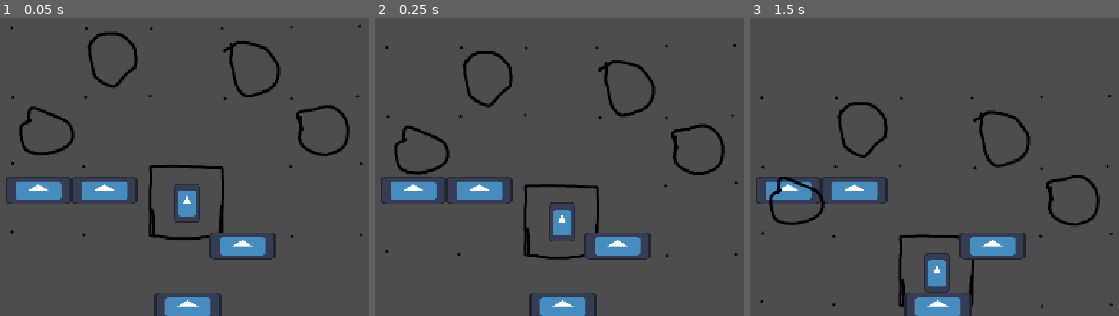
Above: before the commit, frames 1-3 (left to right).
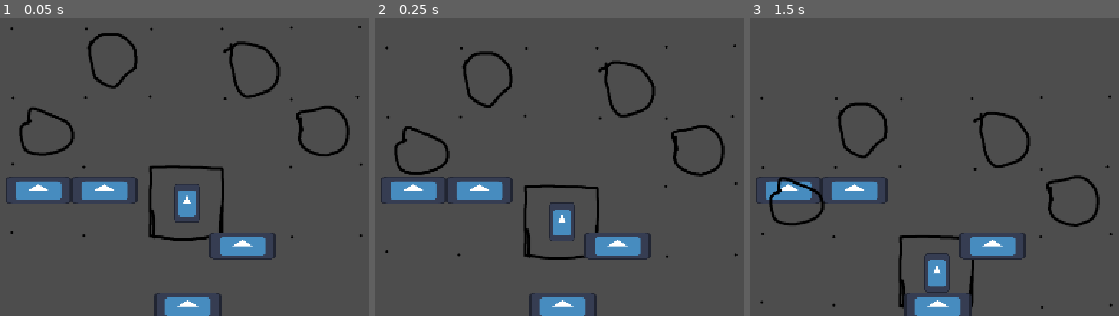
Above: after the commit, the same moments.

Repository: TheDartFrog/HorseFall
Game: Godot game, scene res://Scenes/main_node.tscn
The game is run twice, just before and just after one commit, with the same random seed, the same clock (stepped at 60 frames per second) and the same inputs. The engine's default icon, where the game draws it, is replaced by a stand-in: a white triangle on a blue panel in a dark square.
Inputs:
- Up to frame 1 (0.05 s): no input
- Up to frame 2 (0.25 s): no input
- Up to frame 3 (1.5 s): tap Enter at 1.25 s

The runs differ from the first frame. In frame 1, 1.0% of the frame differs, in the area x 2-99%, y 2-75%; in frame 2, 1.0%, in the area x 2-99%, y 8-82%; in frame 3, 0.9%.

Commit message:
player goToNode, the nodes with positions

Diff:
--- a/Scenes/playerScene.tscn
+++ b/Scenes/playerScene.tscn
@@ -30,4 +30,16 @@
 
 [node name="Board" parent="." unique_id=850784260 instance=ExtResource("3_ok6mi")]
 z_as_relative = false
-position = Vector2(0, -130.92)
+position = Vector2(0, -130)
+
+[node name="horsNode1" type="Node2D" parent="." unique_id=1423556307]
+position = Vector2(-200, -120)
+
+[node name="horsNode2" type="Node2D" parent="." unique_id=1737870930]
+position = Vector2(-100, -220)
+
+[node name="horsNode3" type="Node2D" parent="." unique_id=1516441417]
+position = Vector2(100, -220)
+
+[node name="horsNode4" type="Node2D" parent="." unique_id=1099341803]
+position = Vector2(200, -120)
--- a/Scripts/playerScript.gd
+++ b/Scripts/playerScript.gd
@@ -6,3 +6,15 @@
 
 #func _physics_process(delta): ## yo are we even gonna need this lowk
 #	print("woo")
+
+func goToNode(theNode: int): ## nodes 1-4
+	match theNode:
+		1:
+			self.position = $horsNode1.position
+		2:
+			self.position = $horsNode2.position
+		3:
+			self.position = $horsNode3.position
+		4:
+			self.position = $horsNode4.position
+		_: print("what")
